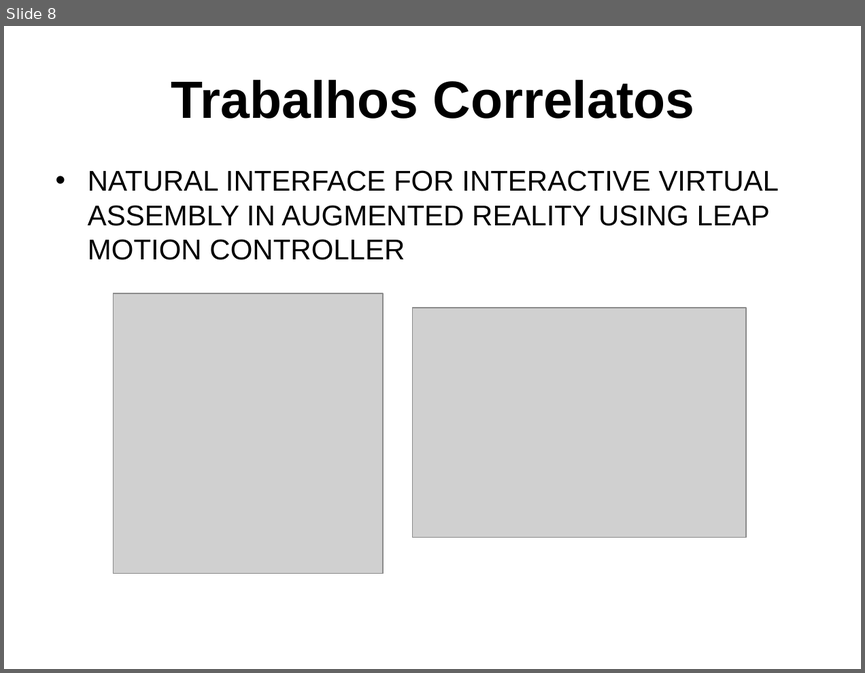
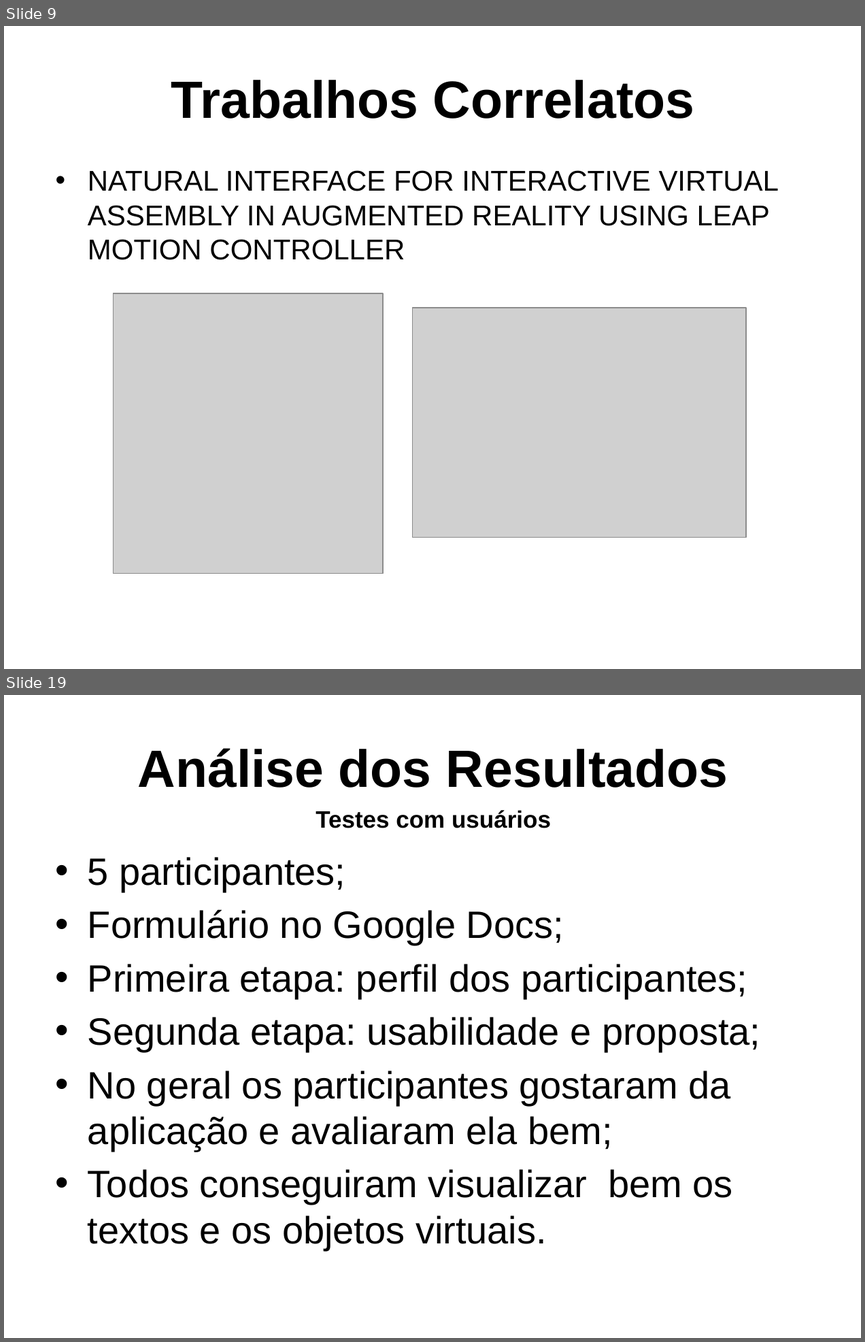
Before and after one commit to gcgfurb/tcc_JulioVicenteBrych, a slide deck: _julio/ApresentaçãoTCC-Julio_Vicente_Brych.pptx. Shown one above the other, each under a label of ours: slide 8 before the commit, slides 9 and 19 after it; the slides between them are not shown. The pictures are 865x673 and 865x1342 pixels, drawn with LibreOffice and Linux fonts; fonts in the diff are those of the drawing; grey boxes stand for pictures; background and template pictures are left out. Boxes give left, top, right and bottom in pixels: in the first picture for what was removed or moved away, otherwise in the second. Text is boxed around its words. In the diff, an @@ line names an element or a change of style, - is before the commit and + after.

```diff
--- a/_julio/ApresentaçãoTCC-Julio_Vicente_Brych.pptx
+++ b/_julio/ApresentaçãoTCC-Julio_Vicente_Brych.pptx
@@ slide 19 added at (4, 695, 861, 1338), background picture (left out) @@
@@ title added at (138, 748, 728, 787), 44 pt, text #000000, bold @@
+Análise dos Resultados
@@ text added at (315, 810, 551, 828), 20 pt, text #000000, bold @@
+Testes com usuários
@@ text added at (88, 857, 760, 1250), 32 pt, text #000000 @@
+• 5 participantes;
+• Formulário no Google Docs;
+• Primeira etapa: perfil dos participantes;
+• Segunda etapa: usabilidade e proposta;
+• No geral os participantes gostaram da aplicação e avaliaram ela bem;
+• Todos conseguiram visualizar bem os textos e os objetos virtuais.
@@ what was slide 8 is now slide 9 @@
```
Also in this commit, not shown: 10 slides changed, 9 other slides added, 3 slides removed.
